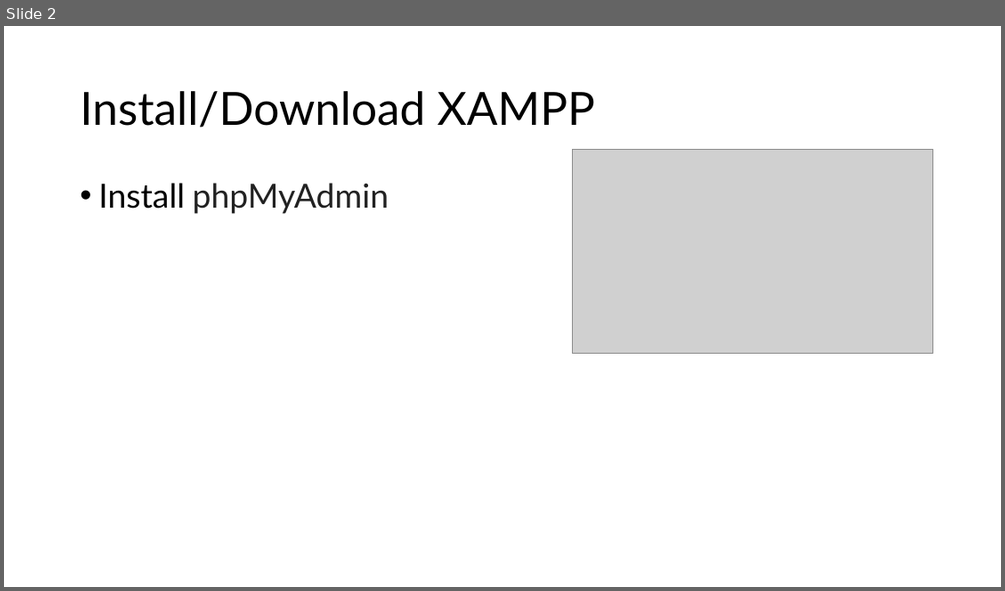
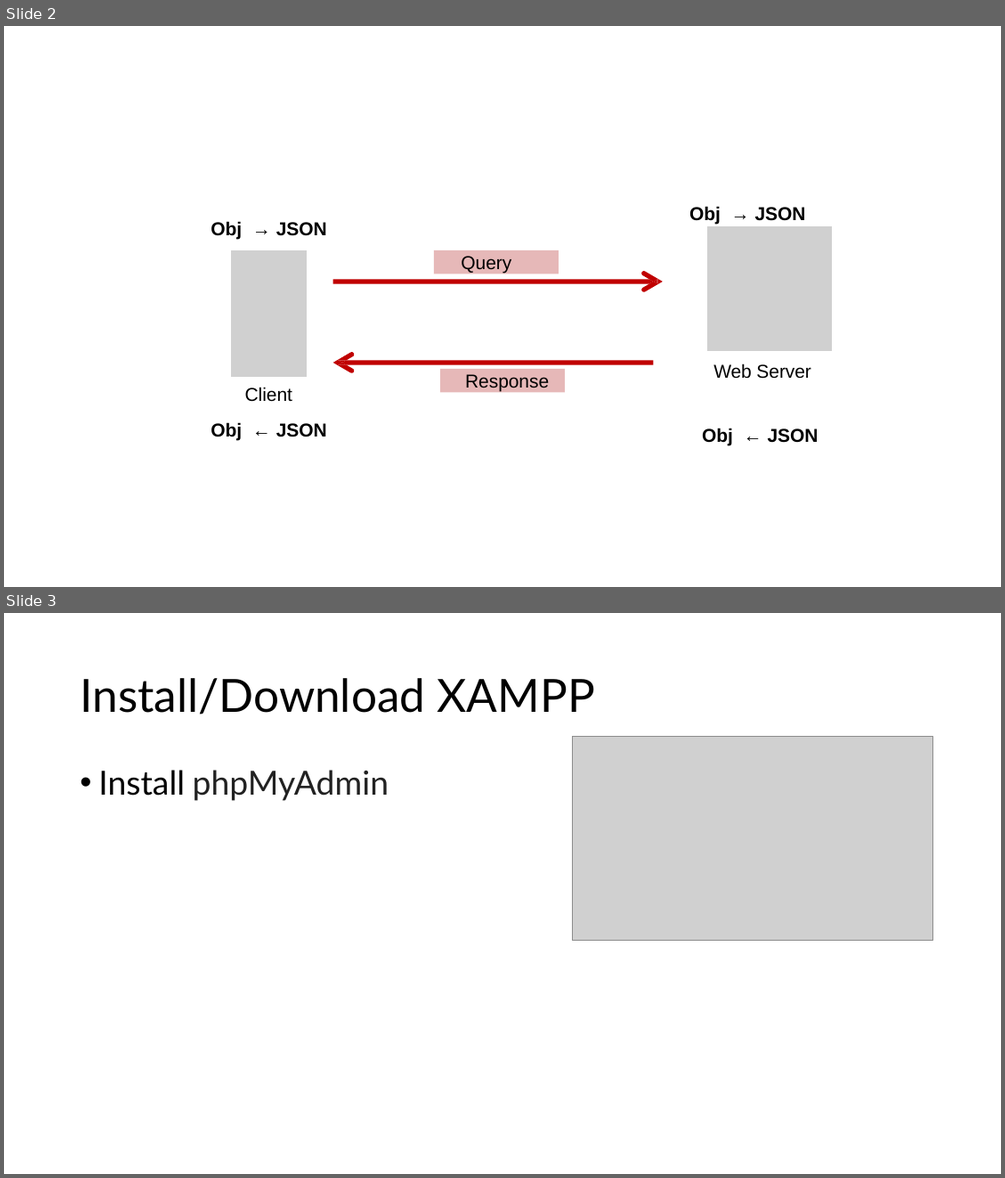
Before and after one commit to ouared14/Mobile-Programming-2025, a slide deck: TP-RestFullAPI/TP RestFul API.odp. Shown one above the other, each under a label of ours: slide 2 before the commit, slides 2 and 3 after it. The pictures are 1005x591 and 1005x1178 pixels, drawn with LibreOffice and Linux fonts; fonts in the diff are those of the drawing; grey boxes stand for pictures. Boxes give left, top, right and bottom in pixels: in the first picture for what was removed or moved away, otherwise in the second. Text is boxed around its words. In the diff, an @@ line names an element or a change of style, - is before the commit and + after.

```diff
--- a/TP-RestFullAPI/TP RestFul API.odp
+++ b/TP-RestFullAPI/TP RestFul API.odp
@@ slide 2 added at (x1=4, y1=26, x2=1001, y2=587), background #FFFFFF @@
@@ text added at (x1=689, y1=206, x2=806, y2=224), 18 pt, text #000000, bold @@
+Obj → JSON
@@ text added at (x1=210, y1=221, x2=327, y2=239), 18 pt, text #000000, bold @@
+Obj → JSON
@@ picture added at (x1=707, y1=226, x2=832, y2=351) @@
@@ picture added at (x1=231, y1=250, x2=307, y2=377) @@
@@ rectangle added at (x1=434, y1=250, x2=558, y2=273), fill #E6B8B8, 18 pt, text #000000 @@
+Query
@@ freeform shape added at (x1=333, y1=272, x2=663, y2=292), fill #C00000 @@
@@ freeform shape added at (x1=333, y1=352, x2=653, y2=373), fill #C00000 @@
@@ rectangle added at (x1=440, y1=369, x2=565, y2=392), fill #E6B8B8, 18 pt, text #000000 @@
+Response
@@ text added at (x1=713, y1=363, x2=811, y2=378), 18 pt, text #000000 @@
+Web Server
@@ text added at (x1=210, y1=386, x2=327, y2=441), 18 pt, text #000000, bold @@
+Client
+Obj ← JSON
@@ text added at (x1=702, y1=427, x2=818, y2=445), 18 pt, text #000000, bold @@
+Obj ← JSON
@@ what was slide 2 is now slide 3 @@
```
Also in this commit, not shown: 2 slides changed, 1 other slide added.
